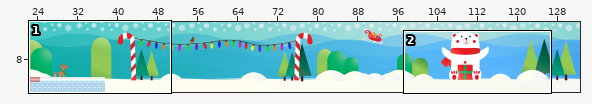
Two versions of a level (Tiled map, data/map/1.tmx). The first picture is a wide view before the edit; the outline marks the close-up.
Close-up. Before the commit:
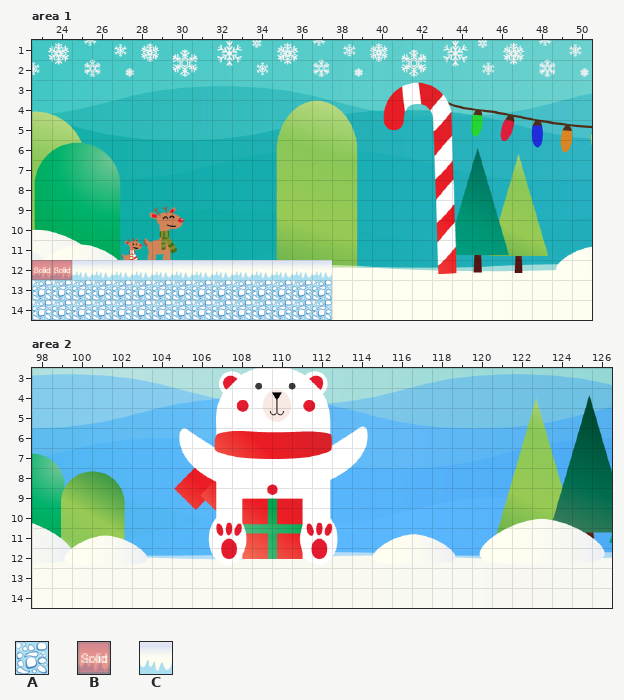
Cells are 32x32 px. Shown: area 1 x 23..50, y 1..14; area 2 x 98..126, y 3..14. The commit also changed other parts of the map, which this record leaves out. The old version is drawn lined up with the new one.
Key: from "lower_floor": A 0; from "metatiles32x32": B 0 "solid"; from "upper_floor": C 0.
_ is an empty cell.
Layers that did not change in this view are not listed.
Layer "Capa de Patrones 1" before, area 1, first column x 23:
 3 _________________
 4 _________________
 5 _________________
 6 _________________
 7 _________________
 8 _________________
 9 _________________
10 _________________
11 _________________
12 CCCCCCCCCCCCCCC__
13 AAAAAAAAAAAAAAA__
14 AAAAAAAAAAAAAAA__
New version:
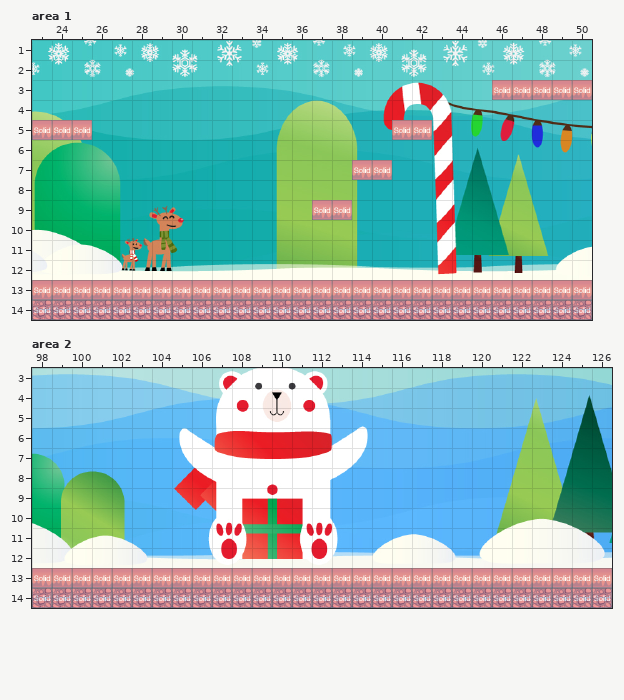
Tiles of an added or newly shown layer are drawn over the layers below it.
See-through tiles are keyed as they look on the map.
Changes in this commit:
{"change": "map size 100x15 -> 200x15 cells"}
{"where": "layer \"Capa de Patrones 1\" (removed), area 1"}
{"y":12,"x":23,"old":"CCCCCCCCCCCCCCC","new":"_______________"}
{"y":13,"x":23,"old":"AAAAAAAAAAAAAAA","new":"_______________"}
{"y":14,"x":23,"old":"AAAAAAAAAAAAAAA","new":"_______________"}
{"where": "layer \"colisiones\" (removed), area 1"}
{"y":12,"x":23,"old":"BB","new":"__"}
{"where": "layer \"patrones\" (added), area 1"}
{"y":3,"x":46,"old":"_____","new":"CCCCC"}
{"y":5,"x":23,"old":"___","new":"CCC"}
{"y":5,"x":41,"old":"__","new":"CC"}
{"y":7,"x":39,"old":"__","new":"CC"}
{"y":9,"x":37,"old":"__","new":"CC"}
{"y":13,"x":23,"old":"____________________________","new":"CCCCCCCCCCCCCCCCCCCCCCCCCCCC"}
{"y":14,"x":23,"old":"____________________________","new":"AAAAAAAAAAAAAAAAAAAAAAAAAAAA"}
{"where": "layer \"collision\" (added), area 1"}
{"y":3,"x":46,"old":"_____","new":"BBBBB"}
{"y":5,"x":23,"old":"___","new":"BBB"}
{"y":5,"x":41,"old":"__","new":"BB"}
{"y":7,"x":39,"old":"__","new":"BB"}
{"y":9,"x":37,"old":"__","new":"BB"}
{"y":13,"x":23,"old":"____________________________","new":"BBBBBBBBBBBBBBBBBBBBBBBBBBBB"}
{"y":14,"x":23,"old":"____________________________","new":"BBBBBBBBBBBBBBBBBBBBBBBBBBBB"}
{"where": "layer \"patrones\" (added), area 2"}
{"y":13,"x":98,"old":"_____________________________","new":"CCCCCCCCCCCCCCCCCCCCCCCCCCCCC"}
{"y":14,"x":98,"old":"_____________________________","new":"AAAAAAAAAAAAAAAAAAAAAAAAAAAAA"}
{"where": "layer \"collision\" (added), area 2"}
{"y":13,"x":98,"old":"_____________________________","new":"BBBBBBBBBBBBBBBBBBBBBBBBBBBBB"}
{"y":14,"x":98,"old":"_____________________________","new":"BBBBBBBBBBBBBBBBBBBBBBBBBBBBB"}
{"label":"added","picture_box":[492,80,592,100]}
{"label":"added","picture_box":[32,120,92,140]}
{"label":"added","picture_box":[392,120,432,140]}
{"label":"added","picture_box":[352,160,392,180]}
{"label":"added","picture_box":[312,200,352,220]}
{"label":"changed","picture_box":[32,260,592,320]}
{"label":"added","picture_box":[32,568,612,608]}
